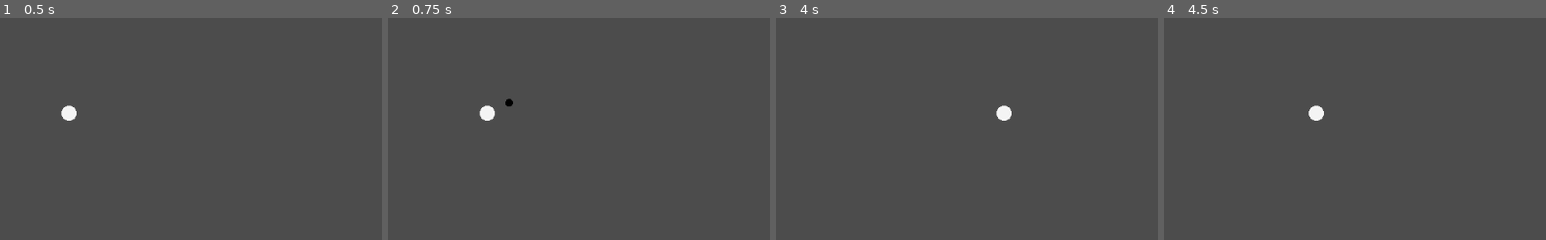
Above: before the commit, frames 1-4 (left to right).
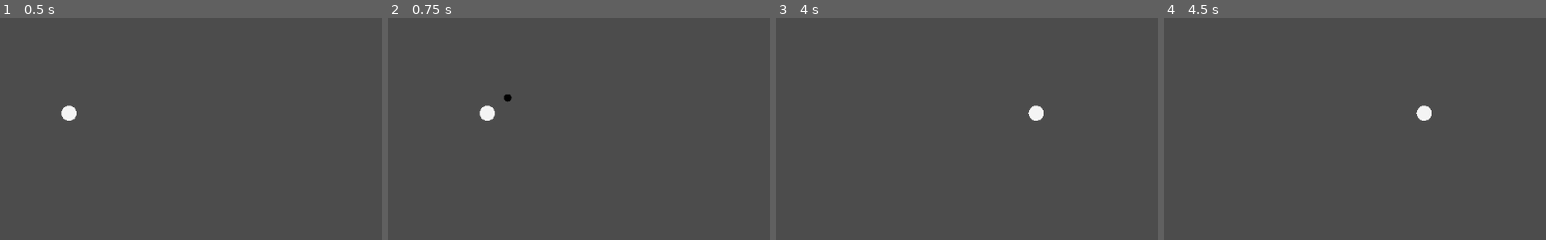
Above: after the commit, the same moments.

Repository: the-alex-g/ScrollMage
Game: Godot game, scene res://World/World.tscn
Same seed, same stepped clock (60 frames per second), same inputs: the game is played once before the commit and once after it.
Inputs:
- Up to frame 1 (0.5 s): no input
- Up to frame 2 (0.75 s): tap Enter at 0.5 s; hold D (right) from 0.53 s (still down); tap Keypad 1 (spell_slot_1) at 0.6 s
- Up to frame 3 (4 s): release D (right) at 1.28 s; hold S (down) 1.28-2.03 s; tap one key every 0.75 s from 1.35 s: 2 (spell_slot_2) 3 (spell_slot_3) Keypad 1 (spell_slot_1) 2 (spell_slot_2); hold D (right) 2.03-2.78 s; hold W (up) 2.78-3.53 s; hold A (left) from 3.53 s (still down)
- Up to frame 4 (4.5 s): keep holding A (left); tap 3 (spell_slot_3) at 4.35 s
The pictures show only the part of the screen within x 6-56%, y 7-56%; the shares and areas given below are measured in that part.

Frame 1 is identical in both runs. In frame 2, less than 0.1% of the frame differs, in the area x 30-33%, y 34-40%; in frame 3, 0.5%, in the area x 57-71%, y 39-47%; in frame 4, 0.5%.

Commit message:
Add simple monster
It has attacks, boosts, and hexes

Diff:
--- a/project/Attacks/Attack.gd
+++ b/project/Attacks/Attack.gd
@@ -4,3 +4,4 @@
 var damage := 0
 var target_point := Vector2.ZERO
 var from := Vector2.ZERO
+var statuses := {}
--- a/project/Attacks/Projectiles/BaseProjectile.gd
+++ b/project/Attacks/Projectiles/BaseProjectile.gd
@@ -16,7 +16,7 @@
 
 func _resolve_collision(collider:PhysicsBody2D)->void:
 	if collider.has_method("hit"):
-		collider.hit(damage)
+		collider.hit(damage, statuses)
 
 	queue_free()
 
--- a/project/Creature/Creature.gd
+++ b/project/Creature/Creature.gd
@@ -5,6 +5,7 @@
 
 var statuses := {
 	"block":0,
+	"poison":0,
 }
 
 
@@ -13,6 +14,9 @@
 
 
 func _decay_statuses()->void:
+	if statuses.poison > 0:
+		_resolve_poison(statuses.poison)
+
 	# decay
 	for status in statuses.keys():
 		statuses[status] = max(0, statuses[status] - 1)
@@ -22,6 +26,14 @@
 	_decay_statuses()
 
 
+func _resolve_poison(_poison:int)->void:
+	pass
+
+
 func _apply_statuses(new_statuses:Dictionary)->void:
 	for status in new_statuses:
 		statuses[status] += new_statuses[status]
+
+
+func hit(_damage:int, applied_statuses:Dictionary)->void:
+	_apply_statuses(applied_statuses)
--- /dev/null
+++ b/project/Monsters/BaseMonster.gd
@@ -0,0 +1,124 @@
+class_name Monster
+extends Creature
+
+export var health := 0
+export var detection_distance := 0
+export var speed := 0
+export var action_load_paths := ["res://Monsters/MonsterActions/ActionSets/TestActionSet.gd"]
+
+var _max_health := 0
+var _target : Node2D
+var _target_in_range := false
+var _actions : Array
+var _can_act := true
+
+onready var _detection_region : Area2D = $DetectionRegion
+onready var _detection_region_collision : CollisionShape2D = $DetectionRegion/CollisionShape2D
+onready var _action_timer : Timer = $ActionTimer
+onready var _ranged_attack_spawn_point : Position2D = $RangedAttackSpawnPoint
+
+
+func _ready()->void:
+	_max_health = health
+
+	for path in action_load_paths:
+		_actions.append_array(load(path).new().actions)
+	_actions.shuffle()
+
+	var new_collision := CircleShape2D.new()
+	new_collision.radius = detection_distance
+	_detection_region_collision.shape = new_collision
+
+
+func _physics_process(delta:float)->void:
+	if _is_target_in_LoS():
+		look_at(_target.global_position)
+
+		var next_action : MonsterAction = _actions[0]
+		match next_action.type:
+			MonsterAction.Types.ATTACK, MonsterAction.Types.RANGED, MonsterAction.Types.HEX:
+				if global_position.distance_squared_to(_target.global_position) > pow(next_action.attack_range, 2):
+					# warning-ignore:return_value_discarded
+					move_and_collide(Vector2.RIGHT.rotated(rotation) * speed * delta)
+				elif _can_act:
+					_resolve_next_action()
+			MonsterAction.Types.BOOST:
+				if _can_act:
+					_resolve_next_action()
+
+	elif not _target_in_range:
+		_target = null
+
+
+func _is_target_in_LoS()->bool:
+	if _target != null:
+		var intersection := get_world_2d().direct_space_state.intersect_ray(global_position, _target.global_position, [self], 2)
+		if intersection.size() > 0:
+			return intersection.collider == _target
+	return false
+
+
+func _resolve_next_action()->void:
+	var action : MonsterAction = _actions[0]
+	_can_act = false
+
+	match action.type:
+		MonsterAction.Types.ATTACK:
+			_melee_attack(action)
+		MonsterAction.Types.RANGED:
+			_ranged_attack(action)
+		MonsterAction.Types.BOOST:
+			_boost(action)
+		MonsterAction.Types.HEX:
+			_hex(action)
+
+	_actions.append(action)
+	_actions.remove(0)
+
+	_action_timer.start(action.delay_time)
+	yield(_action_timer, "timeout")
+	_can_act = true
+
+
+func _melee_attack(action:AttackAction)->void:
+	_target.hit(action.damage, action.statuses)
+
+
+func _ranged_attack(action:RangedAttackAction)->void:
+	var attack : Attack = load(action.projectile_path).instance()
+	attack.damage = action.damage
+	attack.from = _ranged_attack_spawn_point.global_position
+	attack.target_point = _target.global_position
+	get_parent().add_child(attack)
+
+
+func _boost(action:BoostAction)->void:
+	_apply_statuses(action.statuses)
+
+
+func _hex(action:HexAction)->void:
+	print("hex: ", action.statuses)
+	_target.hit(0, action.statuses)
+
+
+func _on_DetectionRegion_body_entered(body:PhysicsBody2D)->void:
+	if body is Player:
+		_target = body
+		_target_in_range = true
+
+
+func _on_DetectionRegion_body_exited(body:PhysicsBody2D)->void:
+	if _target != null:
+		if body == _target:
+			_target_in_range = false
+
+
+func _resolve_poison(poison:int)->void:
+	hit(poison, {})
+
+
+func hit(damage:int, applied_statuses:Dictionary)->void:
+	.hit(damage, applied_statuses)
+	# warning-ignore:narrowing_conversion
+	health -= max(0, damage - statuses.block)
+	print(health)
--- /dev/null
+++ b/project/Monsters/BaseMonster.tscn
@@ -0,0 +1,30 @@
+[gd_scene load_steps=4 format=2]
+
+[ext_resource path="res://Monsters/BaseMonster.gd" type="Script" id=1]
+
+[sub_resource type="CircleShape2D" id=1]
+
+[sub_resource type="CircleShape2D" id=2]
+
+[node name="Monster" type="KinematicBody2D"]
+collision_layer = 5
+script = ExtResource( 1 )
+
+[node name="CollisionShape2D" type="CollisionShape2D" parent="."]
+shape = SubResource( 1 )
+
+[node name="DetectionRegion" type="Area2D" parent="."]
+collision_layer = 0
+collision_mask = 2
+
+[node name="CollisionShape2D" type="CollisionShape2D" parent="DetectionRegion"]
+shape = SubResource( 2 )
+
+[node name="ActionTimer" type="Timer" parent="."]
+one_shot = true
+
+[node name="RangedAttackSpawnPoint" type="Position2D" parent="."]
+position = Vector2( 25, 0 )
+
+[connection signal="body_entered" from="DetectionRegion" to="." method="_on_DetectionRegion_body_entered"]
+[connection signal="body_exited" from="DetectionRegion" to="." method="_on_DetectionRegion_body_exited"]
--- /dev/null
+++ b/project/Monsters/MonsterActions/ActionSets/TestActionSet.gd
@@ -0,0 +1,8 @@
+extends Object
+
+var actions := [
+	AttackAction.new(1, {}, 1, 30),
+	RangedAttackAction.new(1, {}, 1, 200, "res://Attacks/Projectiles/BasicAttack.tscn"),
+	BoostAction.new(1, {"block":3}),
+	HexAction.new(1, {"poison":3}, 100),
+]
--- /dev/null
+++ b/project/Monsters/MonsterActions/AttackAction.gd
@@ -0,0 +1,12 @@
+class_name AttackAction
+extends MonsterAction
+
+var attack_range := 0.0
+var damage := 0
+
+
+func _init(new_delay_time := 0.0, new_statuses := {}, new_damage := 0, new_attack_range := 0.0)->void:
+	._init(new_delay_time, new_statuses)
+	attack_range = new_attack_range
+	damage = new_damage
+	type = Types.ATTACK
--- /dev/null
+++ b/project/Monsters/MonsterActions/BoostAction.gd
@@ -0,0 +1,7 @@
+class_name BoostAction
+extends MonsterAction
+
+
+func _init(new_delay_time := 0.0, new_statuses := {})->void:
+	._init(new_delay_time, new_statuses)
+	type = Types.BOOST
--- /dev/null
+++ b/project/Monsters/MonsterActions/HexAction.gd
@@ -0,0 +1,10 @@
+class_name HexAction
+extends MonsterAction
+
+var attack_range := 0.0
+
+
+func _init(new_delay_time := 0.0, new_statuses := {}, new_hex_range := 0.0)->void:
+	._init(new_delay_time, new_statuses)
+	attack_range = new_hex_range
+	type = Types.HEX
--- /dev/null
+++ b/project/Monsters/MonsterActions/MonsterAction.gd
@@ -0,0 +1,13 @@
+class_name MonsterAction
+extends Object
+
+enum Types {ATTACK, RANGED, BOOST, HEX}
+
+var type : int
+var delay_time : float
+var statuses := {}
+
+
+func _init(new_delay_time := 0.0, new_statuses := {})->void:
+	delay_time = new_delay_time
+	statuses = new_statuses
--- /dev/null
+++ b/project/Monsters/MonsterActions/RangedAttackAction.gd
@@ -0,0 +1,10 @@
+class_name RangedAttackAction
+extends AttackAction
+
+var projectile_path := ""
+
+
+func _init(new_delay_time := 0.0, new_statuses := {}, new_damage := 0, new_attack_range := 0.0, new_projectile_path := "")->void:
+	._init(new_delay_time, new_statuses, new_damage, new_attack_range)
+	projectile_path = new_projectile_path
+	type = Types.RANGED
--- a/project/Player/Player.gd
+++ b/project/Player/Player.gd
@@ -61,7 +61,12 @@
 	_apply_statuses(card.statuses)
 
 
-func hit(damage_taken:int)->void:
+func _resolve_poison(poison:int)->void:
+	print("poisoned! ", poison)
+
+
+func hit(damage:int, applied_statuses:Dictionary)->void:
+	.hit(damage, applied_statuses)
 	# warning-ignore:narrowing_conversion
-	damage_taken = max(0, damage_taken - statuses.block)
-	print(damage_taken)
+	damage = max(0, damage - statuses.block)
+	print(damage)
--- a/project/World/World.tscn
+++ b/project/World/World.tscn
@@ -4,8 +4,7 @@
 [ext_resource path="res://Player/Player.tscn" type="PackedScene" id=2]
 [ext_resource path="res://CardManager/CardManager.tscn" type="PackedScene" id=3]
 [ext_resource path="res://HUD/HUD.tscn" type="PackedScene" id=4]
-
-[sub_resource type="CircleShape2D" id=1]
+[ext_resource path="res://Monsters/BaseMonster.tscn" type="PackedScene" id=5]
 
 [node name="World" type="Node2D"]
 script = ExtResource( 1 )
@@ -17,12 +16,10 @@
 
 [node name="HUD" parent="." instance=ExtResource( 4 )]
 
-[node name="StaticBody2D" type="StaticBody2D" parent="."]
-position = Vector2( 332, 132 )
-collision_layer = 5
-collision_mask = 0
-
-[node name="CollisionShape2D" type="CollisionShape2D" parent="StaticBody2D"]
-shape = SubResource( 1 )
+[node name="Monster" parent="." instance=ExtResource( 5 )]
+position = Vector2( 357, 98 )
+health = 10
+detection_distance = 100
+speed = 50
 
 [connection signal="used_card" from="CardManager" to="." method="_on_CardManager_used_card"]
--- a/project/project.godot
+++ b/project/project.godot
@@ -14,10 +14,20 @@
 "language": "GDScript",
 "path": "res://Attacks/Attack.gd"
 }, {
+"base": "MonsterAction",
+"class": "AttackAction",
+"language": "GDScript",
+"path": "res://Monsters/MonsterActions/AttackAction.gd"
+}, {
 "base": "Card",
 "class": "AttackCard",
 "language": "GDScript",
 "path": "res://Cards/AttackCard.gd"
+}, {
+"base": "MonsterAction",
+"class": "BoostAction",
+"language": "GDScript",
+"path": "res://Monsters/MonsterActions/BoostAction.gd"
 }, {
 "base": "Card",
 "class": "BoostCard",
@@ -39,6 +49,21 @@
 "language": "GDScript",
 "path": "res://Creature/Creature.gd"
 }, {
+"base": "MonsterAction",
+"class": "HexAction",
+"language": "GDScript",
+"path": "res://Monsters/MonsterActions/HexAction.gd"
+}, {
+"base": "Creature",
+"class": "Monster",
+"language": "GDScript",
+"path": "res://Monsters/BaseMonster.gd"
+}, {
+"base": "Object",
+"class": "MonsterAction",
+"language": "GDScript",
+"path": "res://Monsters/MonsterActions/MonsterAction.gd"
+}, {
 "base": "Creature",
 "class": "Player",
 "language": "GDScript",
@@ -48,16 +73,27 @@
 "class": "Projectile",
 "language": "GDScript",
 "path": "res://Attacks/Projectiles/BaseProjectile.gd"
+}, {
+"base": "AttackAction",
+"class": "RangedAttackAction",
+"language": "GDScript",
+"path": "res://Monsters/MonsterActions/RangedAttackAction.gd"
 } ]
 _global_script_class_icons={
 "Attack": "",
+"AttackAction": "",
 "AttackCard": "",
+"BoostAction": "",
 "BoostCard": "",
 "Card": "",
 "CardManager": "",
 "Creature": "",
+"HexAction": "",
+"Monster": "",
+"MonsterAction": "",
 "Player": "",
-"Projectile": ""
+"Projectile": "",
+"RangedAttackAction": ""
 }
 
 [application]
